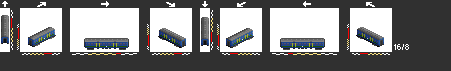
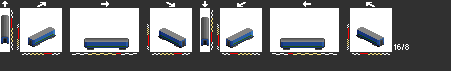
Two versions of the same layered image (451×71). Layer-by-layer changes:
hid "bn green" over (36, 33, 373, 47)
hid "bn" over (1, 16, 383, 49)
hid "new dsb" over (36, 34, 368, 47)
